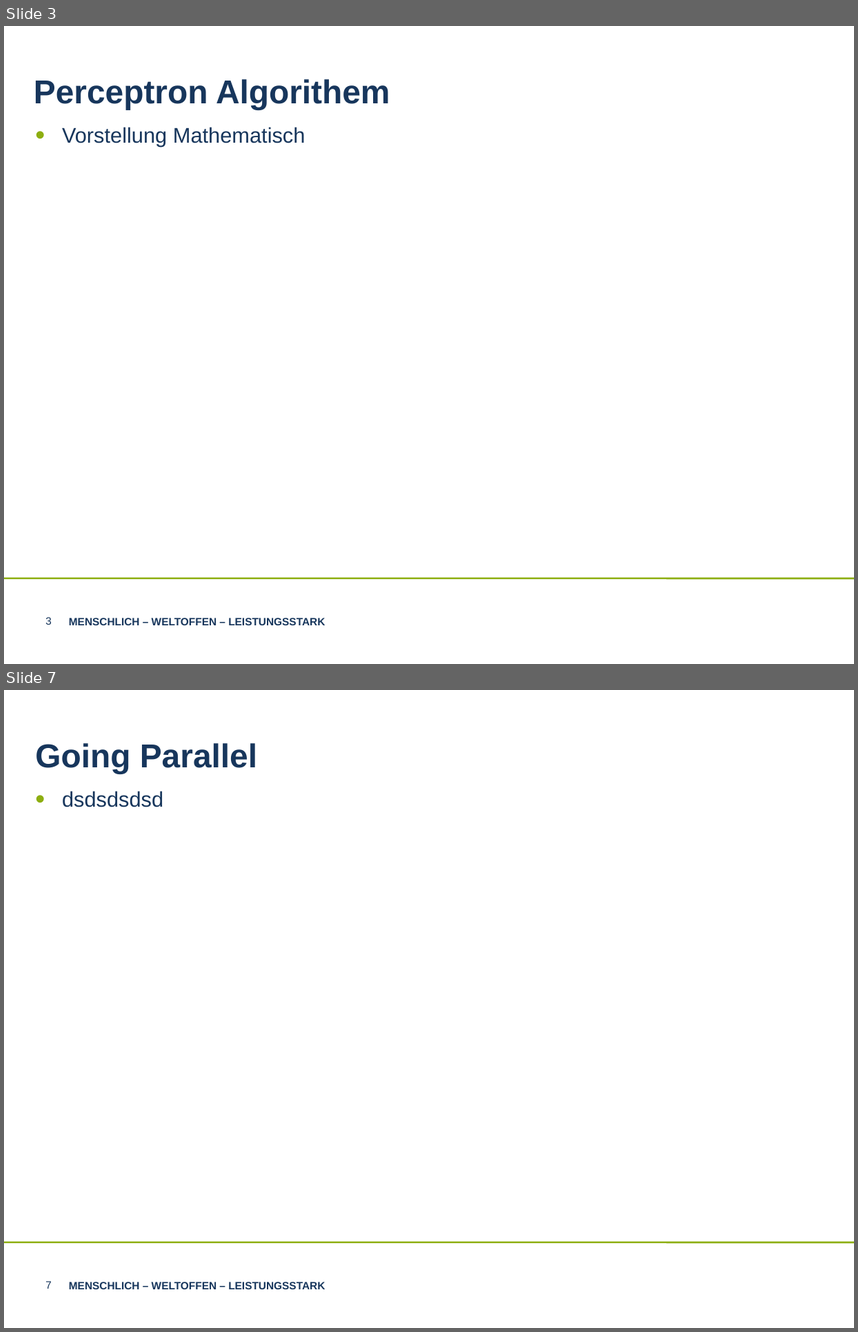
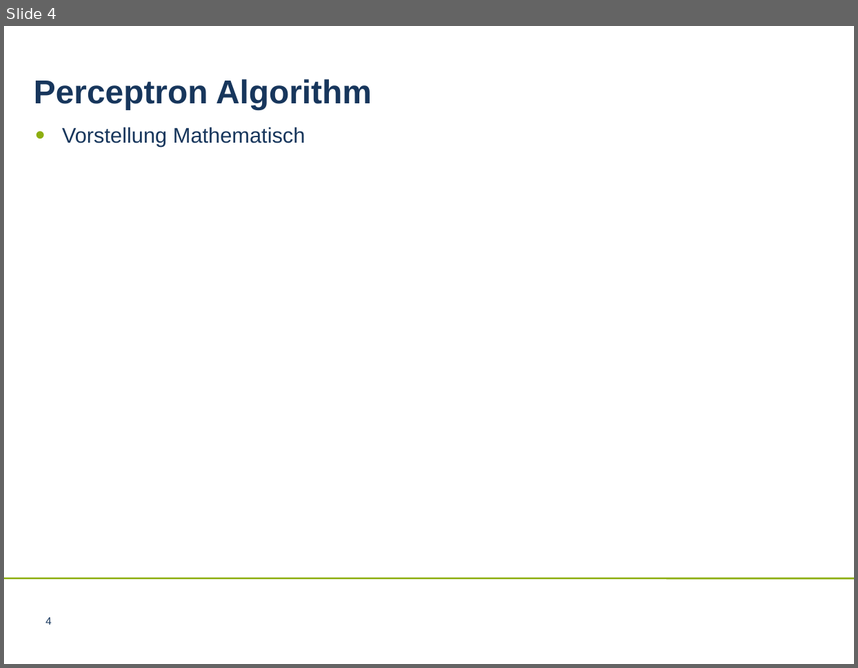
Before and after one commit to LnFlg/Perceptron, a slide deck: Perceptron Algorithem.ppt. Shown one above the other, each under a label of ours: slides 3 and 7 before the commit, slide 4 after it; the slides between them are not shown. The pictures are 858x1332 and 858x668 pixels, drawn with LibreOffice and Linux fonts; fonts in the diff are those of the drawing; background and template pictures are left out. Boxes give left, top, right and bottom in pixels: in the first picture for what was removed or moved away, otherwise in the second. Text is boxed around its words. In the diff, an @@ line names an element or a change of style, - is before the commit and + after.

```diff
--- a/Perceptron Algorithem.ppt
+++ b/Perceptron Algorithem.ppt
@@ slide 7 removed at box(4, 690, 854, 1328), background #FFFFFF; not listed: 1 template element that a slide beside it also shows @@
@@ text removed at box(35, 743, 257, 773) @@
-Going Parallel
@@ text removed at box(62, 791, 163, 807) @@
-• dsdsdsdsd
@@ page number removed at box(45, 1281, 52, 1288) @@
-7
@@ text removed at box(69, 1281, 325, 1289) @@
-MENSCHLICH – WELTOFFEN – LEISTUNGSSTARK
@@ what was slide 3 is now slide 4 @@
@@ slide 4 changed as well @@
@@ text at box(34, 79, 372, 109): text changed @@
-Perceptron Algorithem
+Perceptron Algorithm
@@ page number at box(45, 617, 52, 624): text changed @@
-3
+4
@@ text removed at box(69, 617, 325, 625) @@
-MENSCHLICH – WELTOFFEN – LEISTUNGSSTARK
```
Also in this commit, not shown: 5 other slides changed, 7 slides added, 5 other slides removed, 1 other file.
